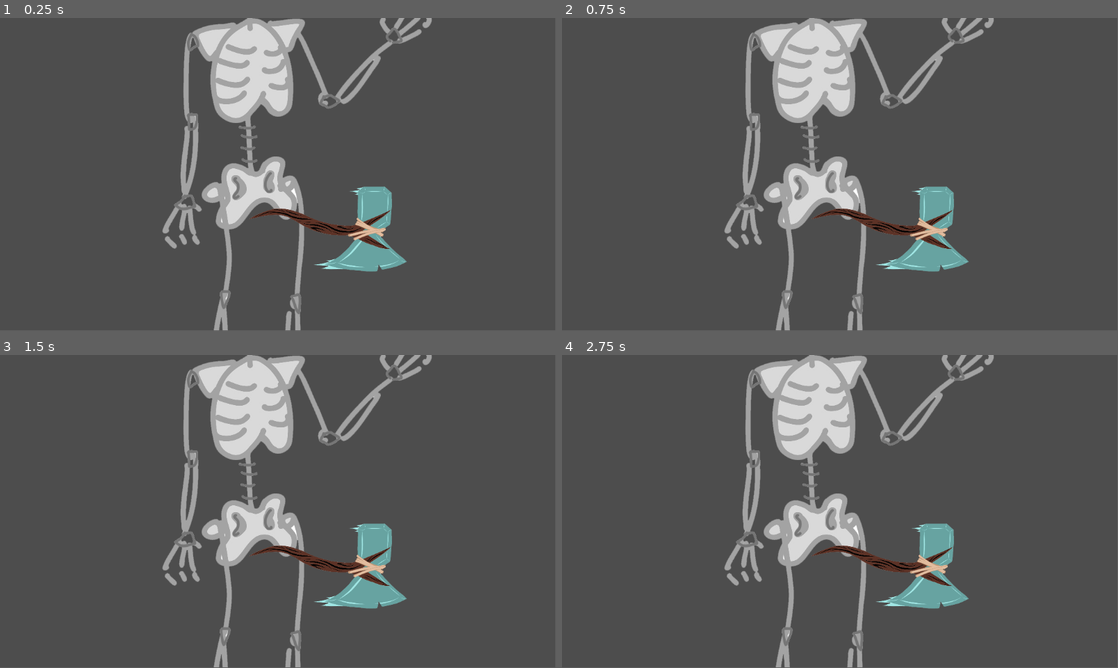
Above: before the commit, frames 1-4 (two rows, left to right).
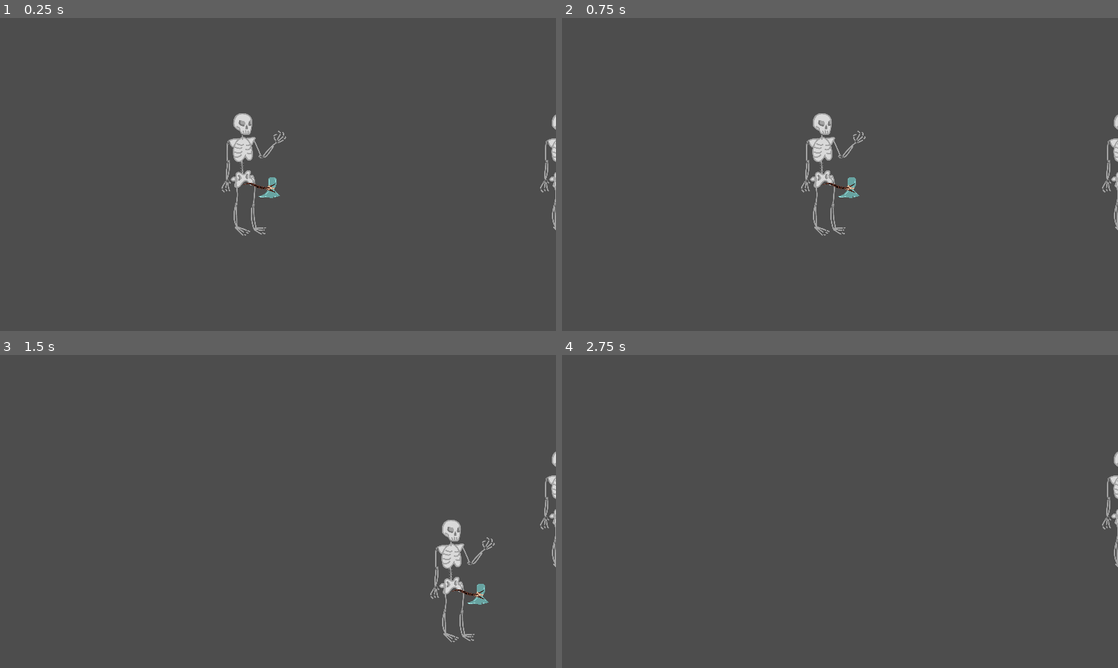
Above: after the commit, the same moments.

Repository: RNSM-Games/godot-gmtk-jam-2023
Game: Godot game, scene res://scenes/Test.tscn
Two runs of this game, one before a commit and one after it. Both use one fixed random seed, a clock stepped at 60 frames per second and the inputs below.
Inputs (mouse positions are in pixels of both pictures, inside the frame that each line leads up to):
- Up to frame 1 (0.25 s): no input
- Up to frame 2 (0.75 s): tap Enter at 0.5 s; move the mouse to (962, 158) at 0.52 s; hold Right (right) from 0.53 s (still down); hold Right mouse button (Ability) from 0.53 s (still down)
- Up to frame 3 (1.5 s): move the mouse to (166, 527) at 1.27 s; release Right (right) at 1.28 s; release Right mouse button (Ability) at 1.28 s; hold Down (down) from 1.28 s (still down); right-click (166, 527) at 1.35 s
- Up to frame 4 (2.75 s): move the mouse to (895, 442) at 2.02 s; release Down (down) at 2.03 s; press the mouse at (895, 442) at 2.03 s; hold Right (right) from 2.03 s (still down); right-click (895, 442) at 2.3 s
The window is 799x449 before the commit and 800x450 after it. Grey fills any space a smaller window leaves; there, only what the larger window draws over its background counts as a difference.

The runs differ from the first frame. In frame 1, 14% of the frame differs, in the area x 29-100%, y 0-100%; in frame 2, 14%; in frame 3, 14%; in frame 4, 13%.
Error before the commit: Invalid access to property or key 'speed' on a base object of type 'Node2D'. (res://scripts/PlayerController.gd:14)
Error after the commit: Parse Error: Class "StateMachine" hides a global script class. (res://scripts/Enemy/StateMachine.gd:2)

Commit message:
Change to hitboxes

Diff:
--- a/project.godot
+++ b/project.godot
@@ -14,6 +14,14 @@
 run/main_scene="res://scenes/Test.tscn"
 config/features=PackedStringArray("4.1", "GL Compatibility")
 config/icon="res://icon.svg"
+
+[display]
+
+window/size/viewport_width=1920
+window/size/viewport_height=1080
+window/size/mode=2
+window/stretch/mode="canvas_items"
+window/stretch/aspect="expand"
 
 [input]
 
--- a/scenes/Creatures/orc.tscn
+++ b/scenes/Creatures/orc.tscn
@@ -1,15 +1,16 @@
 [gd_scene load_steps=7 format=3 uid="uid://7akb8ba62jlv"]
 
 [ext_resource type="Script" path="res://scripts/PlayerController.gd" id="1_xtit3"]
-[ext_resource type="Script" path="res://scripts/Creature/Creatures/Creature.gd" id="2_kp8ym"]
-[ext_resource type="Texture2D" uid="uid://umpmllmshnjx" path="res://assets/Creatures/skelly.png" id="3_cyrcy"]
+[ext_resource type="Script" path="res://scripts/Creature/Creature.gd" id="2_kp8ym"]
+[ext_resource type="Texture2D" uid="uid://drr06ohki6mpk" path="res://assets/Creatures/skelly.png" id="3_cyrcy"]
 [ext_resource type="PackedScene" uid="uid://bqfwsrqxa22ff" path="res://scenes/Abilities/Dodge.tscn" id="4_ov2fk"]
-[ext_resource type="PackedScene" path="res://scenes/melee_weapon.tscn" id="4_unfta"]
+[ext_resource type="PackedScene" uid="uid://yfhox77or57c" path="res://scenes/melee_weapon.tscn" id="4_unfta"]
 
 [sub_resource type="CircleShape2D" id="CircleShape2D_3x2rt"]
-radius = 442.12
+radius = 164.59
 
 [node name="Orc" type="CharacterBody2D" node_paths=PackedStringArray("body") groups=["player"]]
+scale = Vector2(0.4, 0.4)
 script = ExtResource("1_xtit3")
 body = NodePath("Body")
 
@@ -27,17 +28,13 @@
 
 [node name="Ability" type="Node2D" parent="."]
 
-[node name="Dodge" parent="Ability" node_paths=PackedStringArray("hitbox") instance=ExtResource("4_ov2fk")]
-hitbox = NodePath("../../Collider/Hitbox")
+[node name="Dodge" parent="Ability" instance=ExtResource("4_ov2fk")]
 
 [node name="Weapon" type="Node2D" parent="."]
 
-[node name="MeleeWeapon" parent="Weapon" node_paths=PackedStringArray("hitbox") instance=ExtResource("4_unfta")]
+[node name="MeleeWeapon" parent="Weapon" instance=ExtResource("4_unfta")]
 position = Vector2(0, 1)
-hitbox = NodePath("../../Collider/Hitbox")
 
-[node name="Collider" type="RigidBody2D" parent="."]
-gravity_scale = 0.0
-
-[node name="Hitbox" type="CollisionShape2D" parent="Collider"]
+[node name="Hitbox" type="CollisionShape2D" parent="."]
+scale = Vector2(1, 1)
 shape = SubResource("CircleShape2D_3x2rt")
--- a/scenes/Test.tscn
+++ b/scenes/Test.tscn
@@ -1,9 +1,14 @@
-[gd_scene load_steps=2 format=3 uid="uid://baeucdnt8e717"]
+[gd_scene load_steps=3 format=3 uid="uid://baeucdnt8e717"]
 
 [ext_resource type="PackedScene" uid="uid://7akb8ba62jlv" path="res://scenes/Creatures/orc.tscn" id="1_arwb7"]
+[ext_resource type="PackedScene" uid="uid://dcxlr7hdhj7m8" path="res://scenes/enemyorc.tscn" id="2_br83l"]
 
 [node name="Test" type="Node"]
 
 [node name="Camera2D" type="Camera2D" parent="."]
 
 [node name="Orc" parent="." instance=ExtResource("1_arwb7")]
+position = Vector2(-100, 0)
+
+[node name="EnemyOrc" parent="." instance=ExtResource("2_br83l")]
+position = Vector2(1000, 0)
--- a/scenes/enemyorc.tscn
+++ b/scenes/enemyorc.tscn
@@ -2,16 +2,18 @@
 
 [ext_resource type="Script" path="res://scripts/Enemy/EnemyController.gd" id="1_oyvmp"]
 [ext_resource type="Script" path="res://scripts/Creature/Creature.gd" id="2_jbdul"]
-[ext_resource type="Texture2D" uid="uid://umpmllmshnjx" path="res://assets/Creatures/skelly.png" id="3_gmivg"]
+[ext_resource type="Texture2D" uid="uid://drr06ohki6mpk" path="res://assets/Creatures/skelly.png" id="3_gmivg"]
 [ext_resource type="PackedScene" uid="uid://bxesepst32xuk" path="res://scenes/Abilities/Charge.tscn" id="4_5vts4"]
-[ext_resource type="PackedScene" path="res://scenes/melee_weapon.tscn" id="6_oedsm"]
-[ext_resource type="PackedScene" uid="uid://cpdkwg7vsst2" path="res://scenes/Abilities/EnemyStateSystem.tscn" id="7_uqh8o"]
+[ext_resource type="PackedScene" uid="uid://yfhox77or57c" path="res://scenes/melee_weapon.tscn" id="6_oedsm"]
+[ext_resource type="PackedScene" uid="uid://cpdkwg7vsst2" path="res://scenes/EnemyStateSystem.tscn" id="7_uqh8o"]
 
 [sub_resource type="CircleShape2D" id="CircleShape2D_3x2rt"]
-radius = 442.12
+radius = 207.66
 
-[node name="EnemyOrc" type="CharacterBody2D" groups=["entity"]]
+[node name="EnemyOrc" type="CharacterBody2D" node_paths=PackedStringArray("body") groups=["entity"]]
+scale = Vector2(0.4, 0.4)
 script = ExtResource("1_oyvmp")
+body = NodePath(".")
 
 [node name="Body" type="Node2D" parent="." node_paths=PackedStringArray("weapon", "ability", "sprite")]
 script = ExtResource("2_jbdul")
@@ -19,7 +21,7 @@
 ability = NodePath("../Ability/Charge")
 health = 20
 damage = 10.0
-speed = 600.0
+speed = 100.0
 sprite = NodePath("Sprite2D")
 
 [node name="Sprite2D" type="Sprite2D" parent="Body"]
@@ -27,20 +29,19 @@
 
 [node name="Ability" type="Node2D" parent="."]
 
-[node name="Charge" parent="Ability" node_paths=PackedStringArray("hitbox") instance=ExtResource("4_5vts4")]
+[node name="Charge" parent="Ability" node_paths=PackedStringArray("character", "character_bod") instance=ExtResource("4_5vts4")]
 position = Vector2(-779.595, 922.663)
-hitbox = NodePath("../../Collider/Hitbox")
+character = NodePath("../..")
+character_bod = NodePath("../../Body")
 
 [node name="Weapon" type="Node2D" parent="."]
 
-[node name="MeleeWeapon" parent="Weapon" node_paths=PackedStringArray("hitbox") instance=ExtResource("6_oedsm")]
+[node name="MeleeWeapon" parent="Weapon" node_paths=PackedStringArray("character", "character_bod") instance=ExtResource("6_oedsm")]
 position = Vector2(-1, 1)
-hitbox = NodePath("../../Collider/Hitbox")
-
-[node name="Collider" type="RigidBody2D" parent="."]
-gravity_scale = 0.0
-
-[node name="Hitbox" type="CollisionShape2D" parent="Collider"]
-shape = SubResource("CircleShape2D_3x2rt")
+character = NodePath("../..")
+character_bod = NodePath("../../Body")
 
 [node name="EnemyStateSystem" parent="." instance=ExtResource("7_uqh8o")]
+
+[node name="Hitbox" type="CollisionShape2D" parent="."]
+shape = SubResource("CircleShape2D_3x2rt")
--- a/scripts/Enemy/States/Chase.gd
+++ b/scripts/Enemy/States/Chase.gd
@@ -21,7 +21,6 @@
 	if !target:
 		return
 
-	print(enemy.health)
 	var dir = target.global_position - enemy_controller.global_position
 	enemy_controller.move_direction = dir.normalized()
 
@@ -30,7 +29,7 @@
 			var my_random_number = rng.randi_range(1, 100)
 			if my_random_number == 1:
 				enemy_controller.move_direction = -enemy_controller.move_direction
-				transitioned.emit(self, "useability")
+				# transitioned.emit(self, "useability")
 				return
 
 		transitioned.emit(self, "attack")
@@ -39,7 +38,7 @@
 		var my_random_number = rng.randi_range(1, 100)
 
 		if my_random_number == 1:
-			transitioned.emit(self, "useability")
+			# transitioned.emit(self, "useability")
 			return
 
 	if(enemy_controller.can_move):
--- a/scripts/Equippable/ActionItem.gd
+++ b/scripts/Equippable/ActionItem.gd
@@ -9,8 +9,8 @@
 
 
 func _ready():
-	assert(get_parent().get_parent().get_node("Collider/Hitbox"), "could not find hitbox")
-	hitbox = get_parent().get_parent().get_node("Collider/Hitbox")
+	assert(get_parent().get_parent().get_node("Hitbox"), "could not find hitbox")
+	hitbox = get_parent().get_parent().get_node("Hitbox")
 	assert(get_parent().get_parent(), "could not find body")
 	character = get_parent().get_parent()
 	character_bod = get_parent().get_parent().get_node("Body")
